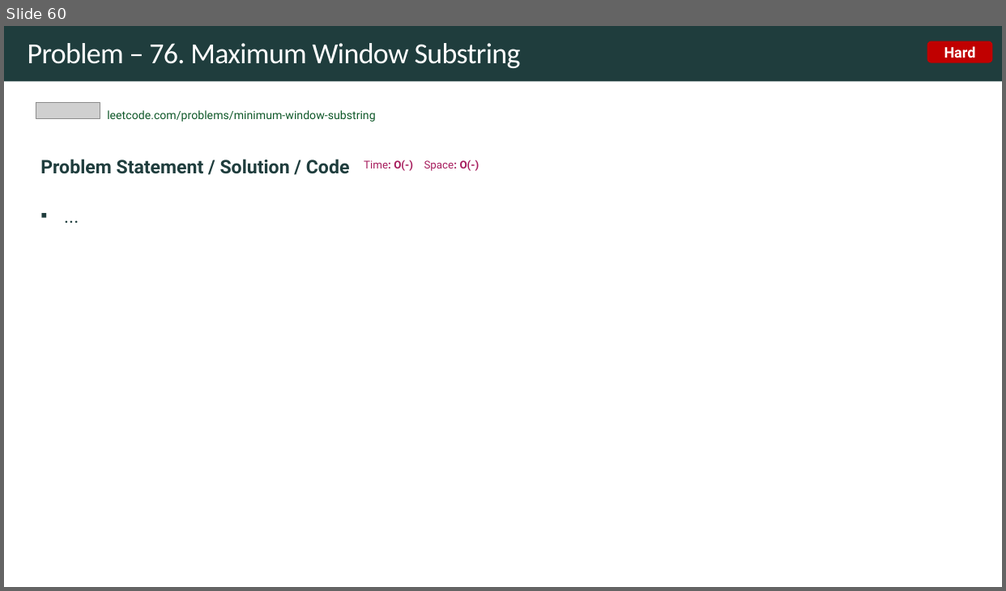
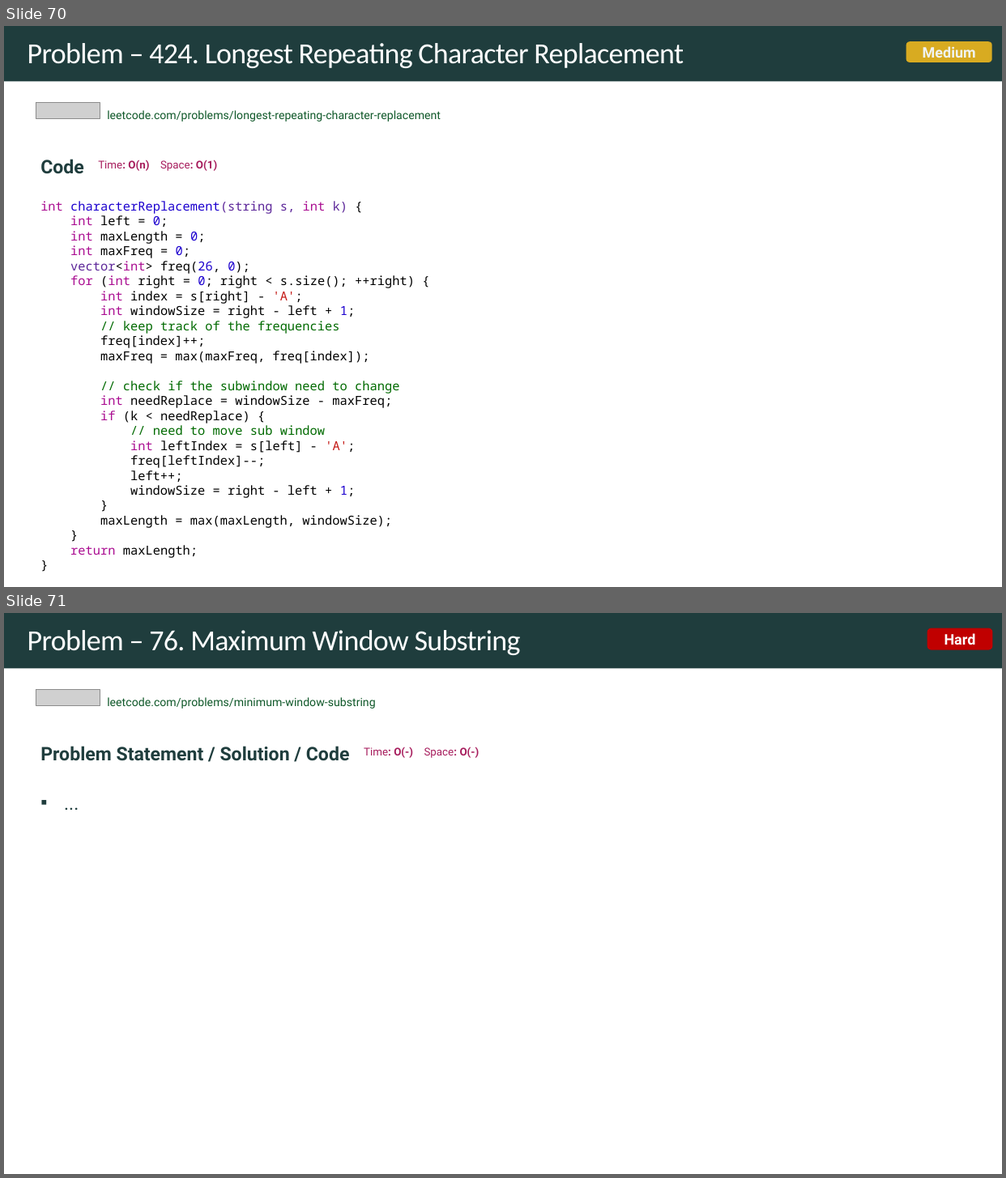
Before and after one commit to rfdavid/coding-interview-handbook-cpp, a slide deck: Algorithm and problem Solving Cheatsheet.pptm. Shown one above the other, each under a label of ours: slide 60 before the commit, slides 70 and 71 after it. The pictures are 1006x591 and 1006x1178 pixels, drawn with LibreOffice and Linux fonts; fonts in the diff are those of the drawing; grey boxes stand for pictures. Boxes give left, top, right and bottom in pixels: in the first picture for what was removed or moved away, otherwise in the second. Text is boxed around its words. In the diff, an @@ line names an element or a change of style, - is before the commit and + after.

```diff
--- a/Algorithm and problem Solving Cheatsheet.pptm
+++ b/Algorithm and problem Solving Cheatsheet.pptm
@@ slide 70 added at bbox=[4, 26, 1002, 587], background #FFFFFF; not listed: 1 template element that a slide beside it also shows @@
@@ title added at bbox=[27, 43, 684, 68], 28 pt, text #FFFFFF @@
+Problem – 424. Longest Repeating Character Replacement
@@ rounded rectangle added at bbox=[906, 41, 992, 62], fill #E2B120 at 95% opacity, 14 pt, text #F0F3F3, bold @@
+Medium
@@ picture added at bbox=[36, 102, 100, 119] @@
@@ text added at bbox=[107, 110, 441, 122], 11 pt, text #0F5829 @@
+leetcode.com/problems/longest-repeating-character-replacement
@@ text added at bbox=[40, 159, 217, 174], 18 pt, text #A71D5D, bold @@
+Code Time: O(n) Space: O(1)
@@ text added at bbox=[40, 201, 415, 558], 12 pt, text #000000 @@
+int characterReplacement(string s, int k) {
+int left = 0;
+int maxLength = 0;
+int maxFreq = 0;
+vector<int> freq(26, 0);
+for (int right = 0; right < s.size(); ++right) {
+int index = s[right] - 'A';
+int windowSize = right - left + 1;
+// keep track of the frequencies
+freq[index]++;
+maxFreq = max(maxFreq, freq[index]);
+// check if the subwindow need to change
+int needReplace = windowSize - maxFreq;
+if (k < needReplace) {
+// need to move sub window
+int leftIndex = s[left] - 'A';
+freq[leftIndex]--;
+left++;
+windowSize = right - left + 1;
+}
+maxLength = max(maxLength, windowSize);
+}
+return maxLength;
+}
@@ what was slide 60 is now slide 71 @@
```
Also in this commit, not shown: 12 slides changed, 13 other slides added, 1 slide removed, 16 other files.
